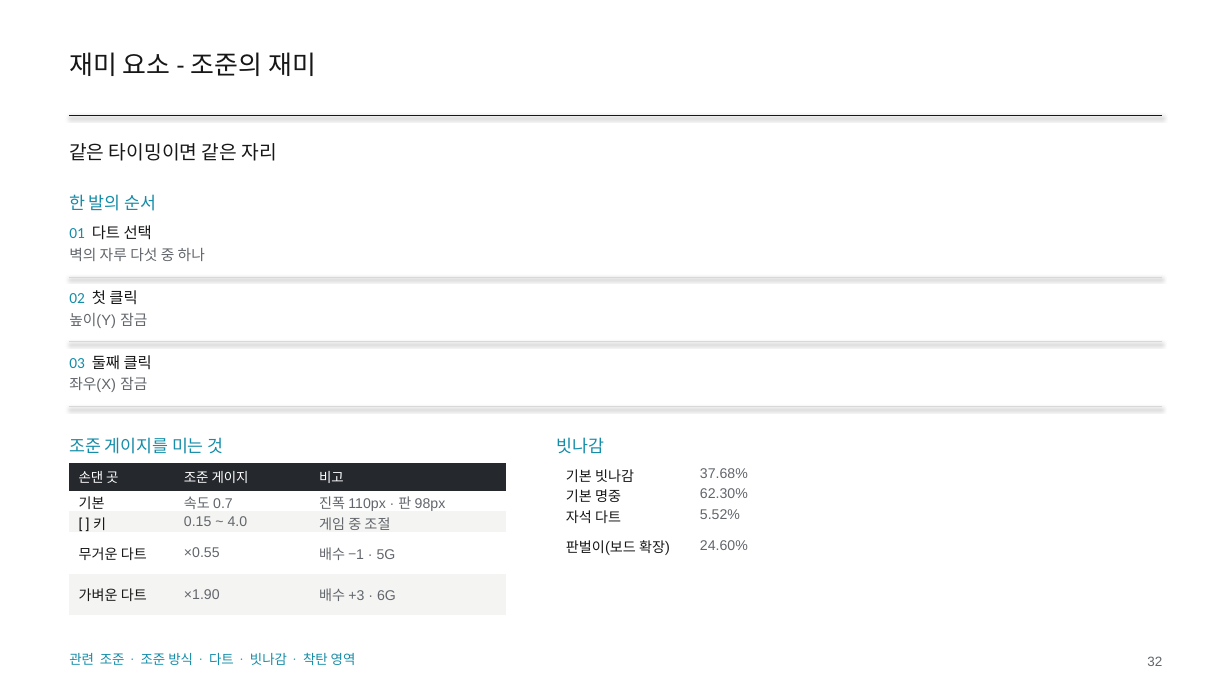
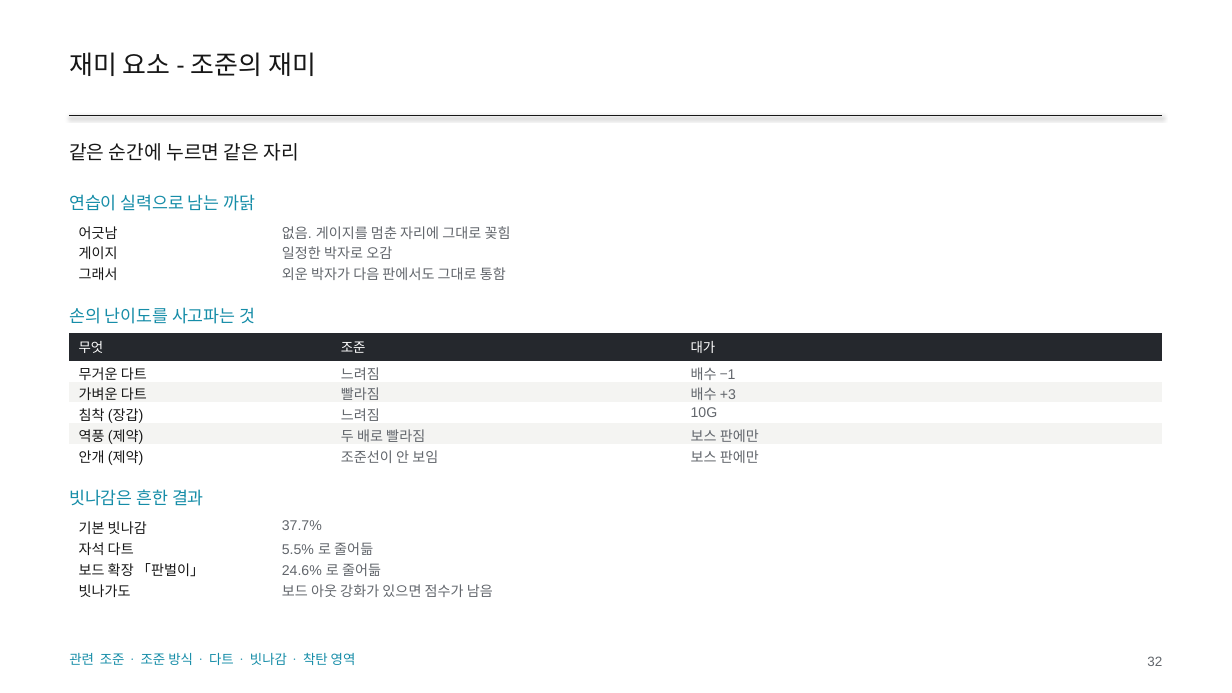
Before and after one commit to GGbong69/test-03, a slide deck: slide 32 of docs/HIGHTONE_기획서.pptx. Drawn at 1232x693 pixels with LibreOffice and Linux fonts; fonts in the diff are those of the drawing. Boxes give left, top, right and bottom in pixels: in the first picture for what was removed or moved away, otherwise in the second. Text is boxed around its words. In the diff, an @@ line names an element or a change of style, - is before the commit and + after.

```diff
--- a/docs/HIGHTONE_기획서.pptx
+++ b/docs/HIGHTONE_기획서.pptx
@@ text at box(69, 143, 298, 161): text changed @@
-같은 타이밍이면 같은 자리
+같은 순간에 누르면 같은 자리
@@ text at box(69, 194, 256, 211): text changed @@
-한 발의 순서
+연습이 실력으로 남는 까닭
@@ text removed at box(69, 225, 205, 261) @@
-01 다트 선택
-벽의 자루 다섯 중 하나
@@ table added at box(69, 220, 1163, 284), 3 rows, 2 columns @@
+어긋남 | 없음. 게이지를 멈춘 자리에 그대로 꽂힘
+게이지 | 일정한 박자로 오감
+그래서 | 외운 박자가 다음 판에서도 그대로 통함
@@ line removed from (69, 277) to (1163, 277) @@
@@ text removed at box(69, 290, 147, 328) @@
-02 첫 클릭
-높이(Y) 잠금
@@ text added at box(69, 307, 255, 324), 13.5 pt, text #168DA8 @@
+손의 난이도를 사고파는 것
@@ line removed from (69, 342) to (1163, 342) @@
@@ text removed at box(69, 355, 152, 392) @@
-03 둘째 클릭
-좌우(X) 잠금
@@ table added at box(69, 333, 1164, 469), 6 rows, 3 columns @@
+무엇 | 조준 | 대가
+무거운 다트 | 느려짐 | 배수 −1
+가벼운 다트 | 빨라짐 | 배수 +3
+침착 (장갑) | 느려짐 | 10G
+역풍 (제약) | 두 배로 빨라짐 | 보스 판에만
+안개 (제약) | 조준선이 안 보임 | 보스 판에만
@@ line removed from (69, 407) to (1163, 407) @@
@@ text removed at box(69, 437, 224, 454) @@
-조준 게이지를 미는 것
@@ text removed at box(557, 437, 605, 454) @@
-빗나감
@@ table removed at box(69, 463, 506, 616), 5 rows, 3 columns @@
-손댄 곳 | 조준 게이지 | 비고
-기본 | 속도 0.7 | 진폭 110px · 판 98px
-[ ] 키 | 0.15 ~ 4.0 | 게임 중 조절
-무거운 다트 | ×0.55 | 배수 −1 · 5G
-가벼운 다트 | ×1.90 | 배수 +3 · 6G
@@ table removed at box(557, 463, 994, 567), 4 rows, 2 columns @@
-기본 빗나감 | 37.68%
-기본 명중 | 62.30%
-자석 다트 | 5.52%
-판벌이(보드 확장) | 24.60%
@@ text added at box(69, 489, 204, 506), 13.5 pt, text #168DA8 @@
+빗나감은 흔한 결과
@@ table added at box(69, 516, 1163, 601), 4 rows, 2 columns @@
+기본 빗나감 | 37.7%
+자석 다트 | 5.5% 로 줄어듦
+보드 확장 「판벌이」 | 24.6% 로 줄어듦
+빗나가도 | 보드 아웃 강화가 있으면 점수가 남음
```
Also in this commit, not shown: 1 other slide changed, 2 slides added, 2 slides removed, 2 other files.
